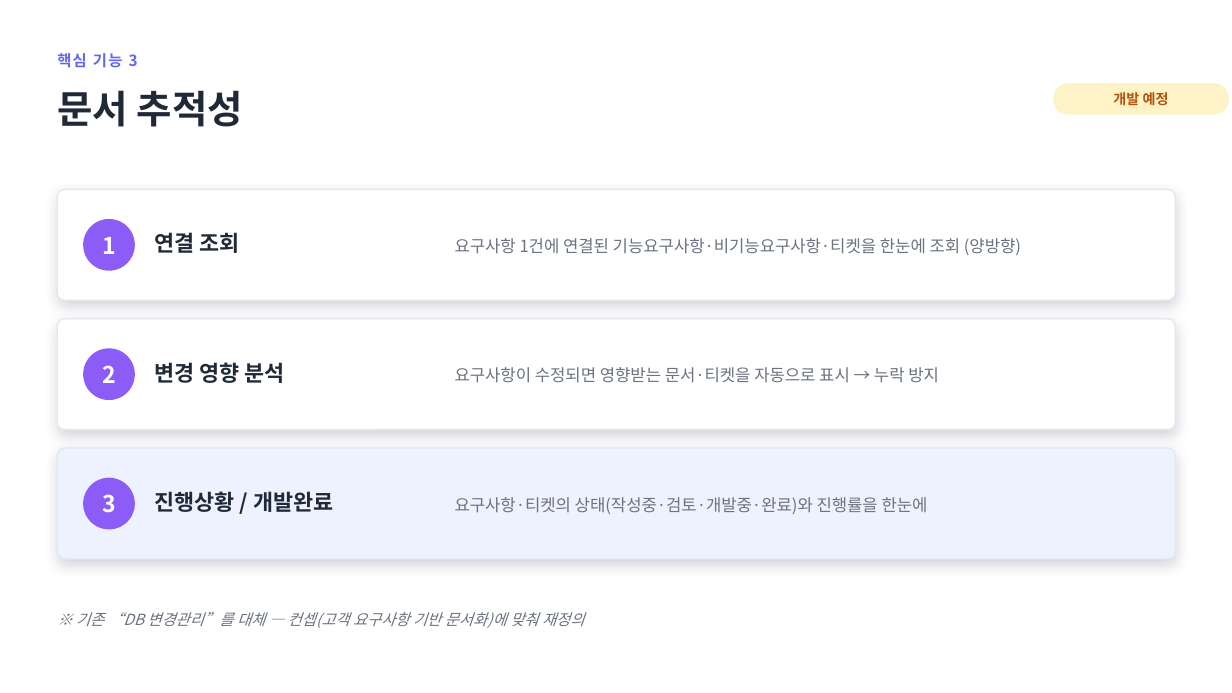
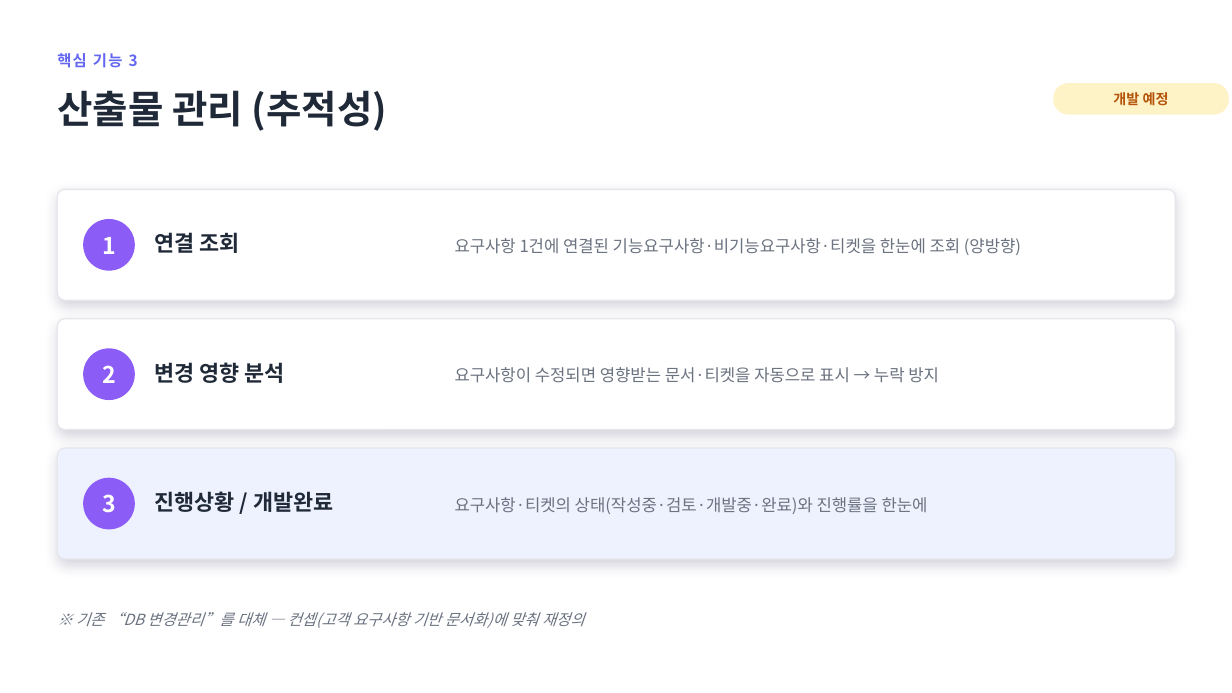
Before and after one commit to jihunhan98/semes-superrookie, a slide deck: slide 12 of docs/진행공유_요구사항자동화.pptx (slide 13 before the commit). Drawn at 1232x693 pixels with LibreOffice and Linux fonts; fonts in the diff are those of the drawing. Boxes give left, top, right and bottom in pixels: in the first picture for what was removed or moved away, otherwise in the second. Text is boxed around its words. In the diff, an @@ line names an element or a change of style, - is before the commit and + after.

```diff
--- a/docs/진행공유_요구사항자동화.pptx
+++ b/docs/진행공유_요구사항자동화.pptx
@@ text at (x1=57, y1=90, x2=387, y2=131): text changed @@
-문서 추적성
+산출물 관리 (추적성)
```
Also in this commit, not shown: 3 other slides changed, 1 slide removed, 2 other files.
